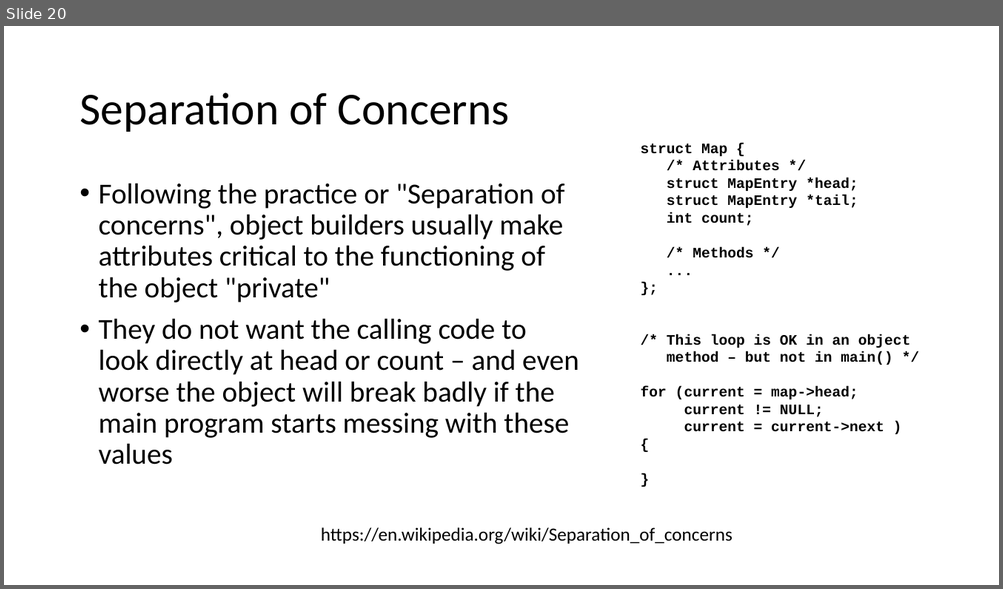
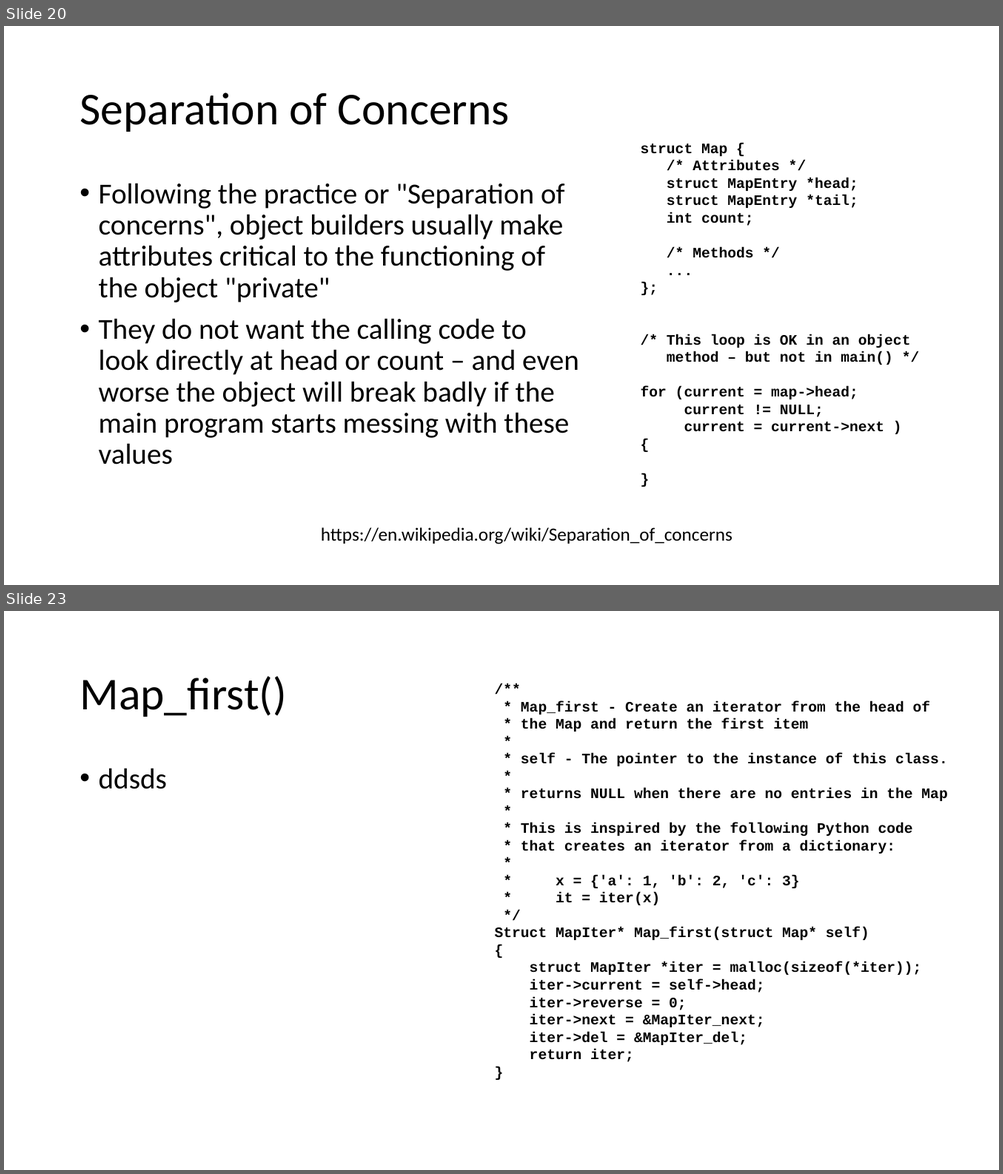
Before and after one commit to csev/cc4e, a slide deck: lectures/CC-04-Data-Structure.pptx. Shown one above the other, each under a label of ours: slide 20 before the commit, slides 20 and 23 after it; the slides between them are not shown. The pictures are 1003x589 and 1003x1174 pixels, drawn with LibreOffice and Linux fonts; fonts in the diff are those of the drawing. Boxes give left, top, right and bottom in pixels: in the first picture for what was removed or moved away, otherwise in the second. Text is boxed around its words. In the diff, an @@ line names an element or a change of style, - is before the commit and + after.

```diff
--- a/lectures/CC-04-Data-Structure.pptx
+++ b/lectures/CC-04-Data-Structure.pptx
@@ slide 23 added at [4,611,999,1170], background #FFFFFF @@
@@ title added at [79,676,287,717], 44 pt, text #000000 @@
+Map_first()
@@ text added at [495,701,948,1062], 14 pt, text #000000, bold @@
+/**
+* Map_first - Create an iterator from the head of
+* the Map and return the first item
+*
+* self - The pointer to the instance of this class.
+*
+* returns NULL when there are no entries in the Map
+*
+* This is inspired by the following Python code
+* that creates an iterator from a dictionary:
+*
+* x = {'a': 1, 'b': 2, 'c': 3}
+* it = iter(x)
+*/
+Struct MapIter* Map_first(struct Map* self)
+{
+struct MapIter *iter = malloc(sizeof(*iter));
+iter->current = self->head;
+iter->reverse = 0;
+iter->next = &MapIter_next;
+iter->del = &MapIter_del;
+return iter;
+}
@@ text added at [99,768,167,789], 28 pt, text #000000 @@
+• ddsds
```
Also in this commit, not shown: 3 slides changed, 4 other slides added, 1 other file.
